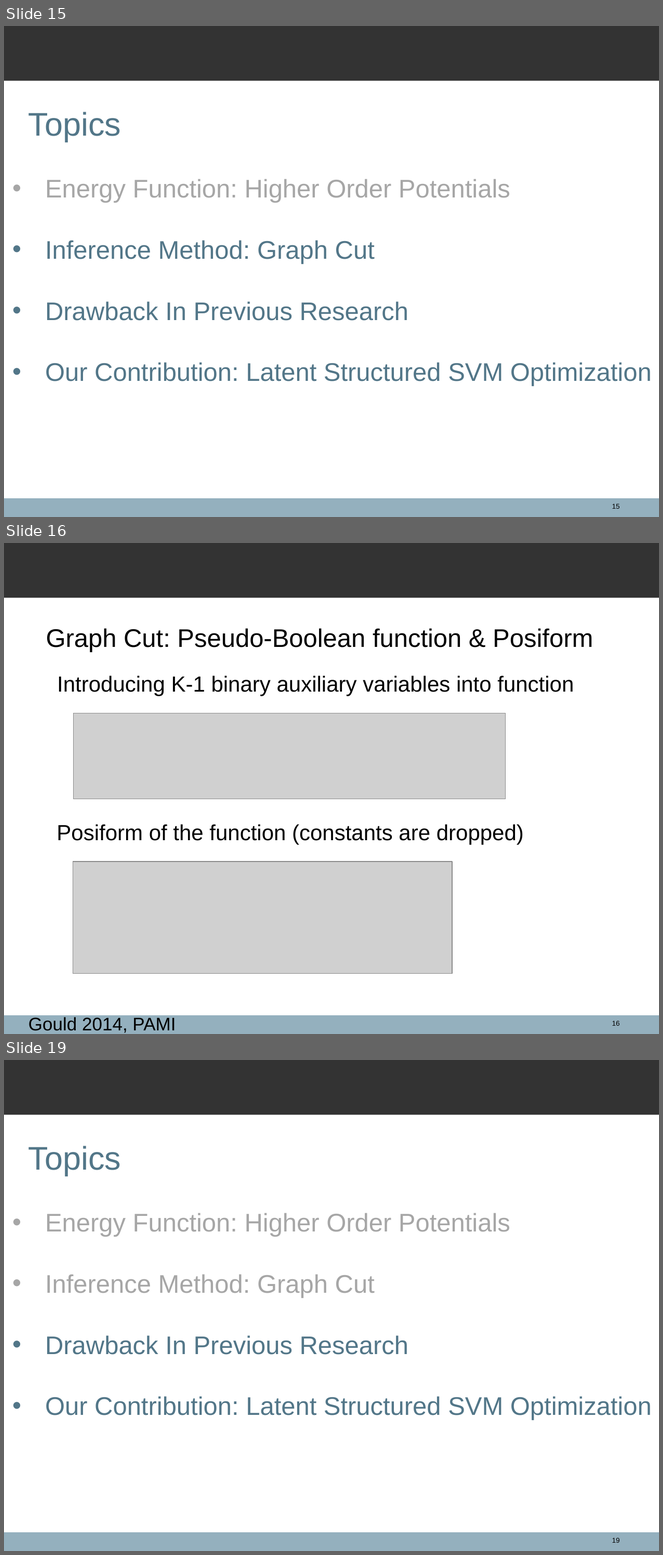
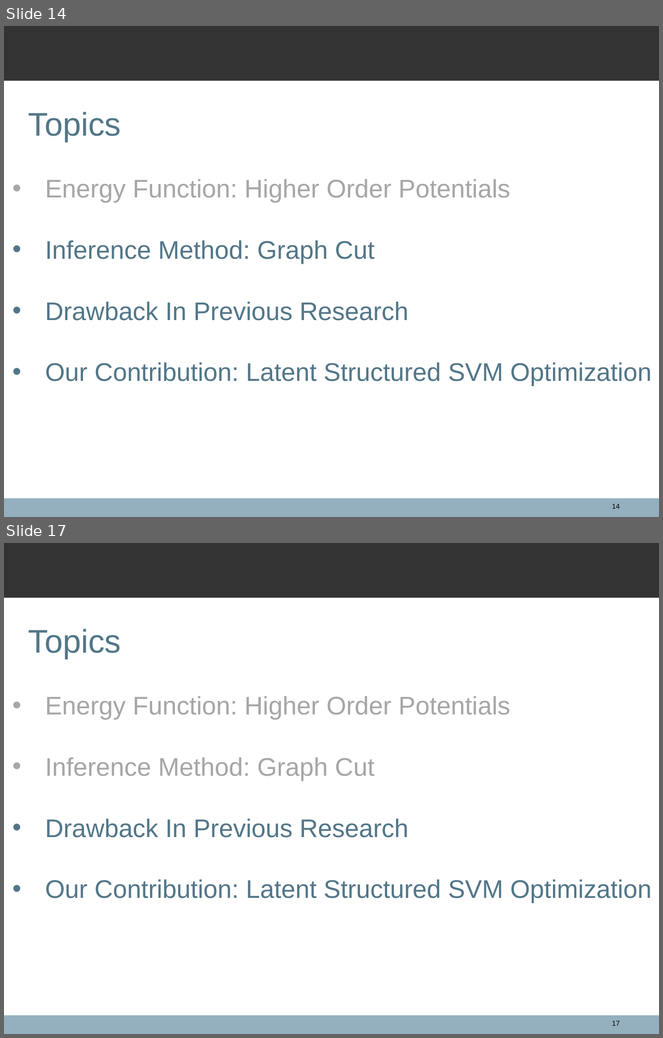
Before and after one commit to spacegoing/ANU_Hounours_Final, a slide deck: FinalTalk/Presentation.ppt. Shown one above the other, each under a label of ours: slides 15, 16 and 19 before the commit, slides 14 and 17 after it; the slides between them are not shown. The pictures are 663x1555 and 663x1038 pixels, drawn with LibreOffice and Linux fonts; fonts in the diff are those of the drawing; grey boxes stand for pictures; background and template pictures are left out. Boxes give left, top, right and bottom in pixels: in the first picture for what was removed or moved away, otherwise in the second. Text is boxed around its words. In the diff, an @@ line names an element or a change of style, - is before the commit and + after.

```diff
--- a/FinalTalk/Presentation.ppt
+++ b/FinalTalk/Presentation.ppt
@@ slide 16 removed at <box>4,543,659,1034</box>, background #FFFFFF; not listed: 2 template elements that a slide beside it also shows @@
@@ text removed at <box>46,628,593,652</box> @@
-Graph Cut: Pseudo-Boolean function & Posiform
@@ text removed at <box>57,676,574,696</box> @@
-Introducing K-1 binary auxiliary variables into function
@@ picture removed at <box>74,714,506,799</box> @@
@@ text removed at <box>57,824,524,845</box> @@
-Posiform of the function (constants are dropped)
@@ picture removed at <box>73,862,452,974</box> @@
@@ text removed at <box>28,1017,176,1033</box> @@
-Gould 2014, PAMI
@@ page number removed at <box>612,1021,620,1026</box> @@
-16
@@ what was slide 15 is now slide 14 @@
@@ page number at <box>612,504,620,509</box>: text changed @@
-15
+14
@@ what was slide 19 is now slide 17 @@
@@ page number at <box>612,1021,620,1026</box>: text changed @@
-19
+17
```
Also in this commit, not shown: 14 slides changed, 4 slides added, 2 other slides removed, 3 other files.
